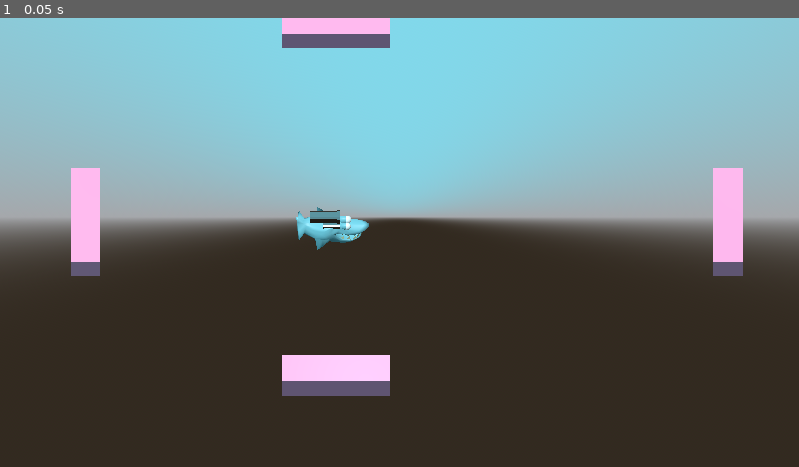
Above: before the commit, frame 1.
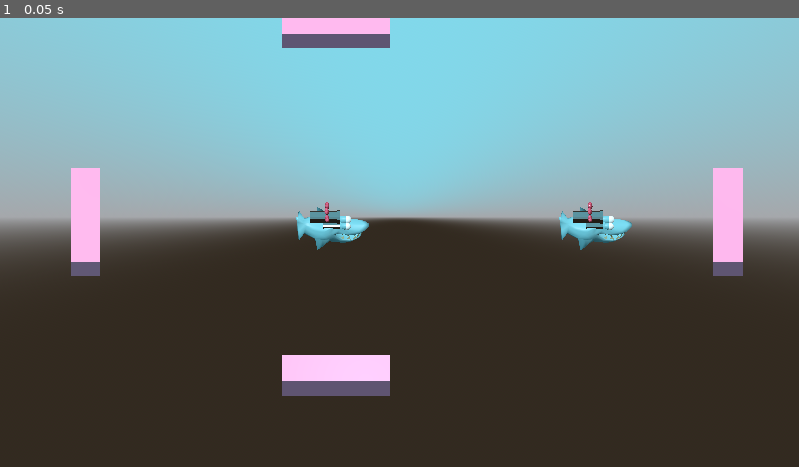
Above: after the commit, the same moment.

Repository: AidanNC/Tanks
Game: Godot game, scene res://scenes/main3D.tscn
The game is run twice, just before and just after one commit, with the same random seed, the same clock (stepped at 60 frames per second) and the same inputs.
Inputs:
- Up to frame 1 (0.05 s): no input

The runs differ from the first frame. In frame 1, 0.5% of the frame differs, in the area x 40-80%, y 40-52%.

Commit message:
add: heart display and lives + death

Diff:
--- a/wiitanks/scenes/main3D.tscn
+++ b/wiitanks/scenes/main3D.tscn
@@ -32,6 +32,9 @@
 
 [node name="Tank3d_0" parent="Node" instance=ExtResource("1_3ls03")]
 
+[node name="Tank3d" parent="Node" instance=ExtResource("1_3ls03")]
+transform = Transform3D(1, 0, 0, 0, 1, 0, 0, 0, 1, 17.8837, 0, 0)
+
 [node name="Node2" type="Node" parent="."]
 
 [node name="Wall3d" parent="Node2" instance=ExtResource("3_nx0yb")]
--- a/wiitanks/scenes/tank_3d.tscn
+++ b/wiitanks/scenes/tank_3d.tscn
@@ -1,11 +1,16 @@
-[gd_scene load_steps=6 format=3 uid="uid://bsjt3fasdc3iu"]
+[gd_scene load_steps=8 format=3 uid="uid://bsjt3fasdc3iu"]
 
 [ext_resource type="Script" uid="uid://bivw2pg0ki4ap" path="res://scripts/tank_3d.gd" id="1_1oksq"]
 [ext_resource type="PackedScene" uid="uid://dvofdahqqf133" path="res://scenes/bullet_3d.tscn" id="2_l2gtn"]
 [ext_resource type="PackedScene" uid="uid://dsl2pxn6iapwo" path="res://assets/test shark 4.glb" id="3_2uu0r"]
 [ext_resource type="PackedScene" uid="uid://b7r61jsyeyg0y" path="res://assets/headcannon 1.glb" id="4_18vvw"]
+[ext_resource type="PackedScene" uid="uid://bd7sin8g7l7wp" path="res://assets/heart.glb" id="5_18vvw"]
 
 [sub_resource type="CapsuleShape3D" id="CapsuleShape3D_l2gtn"]
+
+[sub_resource type="CapsuleShape3D" id="CapsuleShape3D_18vvw"]
+radius = 0.8
+height = 4.91434
 
 [node name="Tank3d" type="CharacterBody3D"]
 collision_layer = 2
@@ -26,4 +31,29 @@
 [node name="Cannon" parent="." instance=ExtResource("4_18vvw")]
 transform = Transform3D(-4.37114e-08, 0, 1, 0, 1, 0, -1, 0, -4.37114e-08, -0.363154, 1.24063, 0)
 
+[node name="LivesDisplay" type="Node3D" parent="."]
+transform = Transform3D(0.946936, -0.321423, 0, 0.321423, 0.946936, 0, 0, 0, 1, 0, 0, 0)
+
+[node name="Heart1" type="MeshInstance3D" parent="LivesDisplay"]
+
+[node name="heart" parent="LivesDisplay/Heart1" instance=ExtResource("5_18vvw")]
+transform = Transform3D(0.25, 0, 0, 0, 0.223747, -0.111522, 0, 0.111522, 0.223747, 0, 1.96709, 0.474264)
+
+[node name="Heart2" type="MeshInstance3D" parent="LivesDisplay"]
+
+[node name="heart" parent="LivesDisplay/Heart2" instance=ExtResource("5_18vvw")]
+transform = Transform3D(0.25, 0, 0, 0, 0.25, 0, 0, 0, 0.25, 0, 2.07696, 0)
+
+[node name="Heart3" type="MeshInstance3D" parent="LivesDisplay"]
+
+[node name="heart" parent="LivesDisplay/Heart3" instance=ExtResource("5_18vvw")]
+transform = Transform3D(0.25, 0, 0, 0, 0.233397, 0.0895879, 0, -0.0895879, 0.233397, 0, 1.96362, -0.486001)
+
+[node name="HitBox" type="Area3D" parent="."]
+collision_mask = 4
+
+[node name="CollisionShape3D" type="CollisionShape3D" parent="HitBox"]
+transform = Transform3D(-0.0441774, 0.999024, 0, -0.999024, -0.0441774, 0, 0, 0, 1, -0.28114, -0.0848674, 0)
+shape = SubResource("CapsuleShape3D_18vvw")
+
 [connection signal="timeout" from="Timer" to="." method="_on_timer_timeout"]
--- a/wiitanks/scripts/bullet_3d.gd
+++ b/wiitanks/scripts/bullet_3d.gd
@@ -3,6 +3,10 @@
 var speed = 10
 var collisions = 3
 var bulletID = -1
+
+func _ready() -> void:
+	add_to_group("bullets")
+	print(self.name + " added to bullets group: " + str(is_in_group("bullets")))
 
 func _physics_process(delta: float) -> void:
 
--- a/wiitanks/scripts/tank_3d.gd
+++ b/wiitanks/scripts/tank_3d.gd
@@ -1,24 +1,57 @@
 extends CharacterBody3D
 
 @export var bullet: PackedScene
+@export var max_lives = 3
 @onready var scene_root = get_tree().root.get_children()[0]
 @onready var timer = $Timer
 @onready var cannon = $Cannon
+@onready var lives_display = $LivesDisplay
 
+var current_lives = max_lives
 var can_shoot = true
 var bulletID = RandomNumberGenerator.new().randi_range(0, 1000000)
 var player_direction = null
 var speed = 5.0
 
+
 func _ready() -> void:
-	pass
+	current_lives = max_lives
+	update_hearts_display()
+
+	var hitbox = $HitBox
+	hitbox.connect("body_entered", Callable(self, "_on_hit_box_body_entered"))
+	return
+
+func _on_hit_box_body_entered(body):
+	if body.is_in_group("bullets") and body.bulletID != bulletID:
+		print("HIT BOX ENTERED")
+		take_damage()
+		body.queue_free()
 
 func _physics_process(_delta: float) -> void:
 	if player_direction != null:
 		velocity.x = cos(player_direction) * speed
 		velocity.z = sin(player_direction) * speed
+		move_and_slide()
 
-		move_and_slide()
+func update_hearts_display() -> void:
+	for i in range(1, max_lives + 1):
+		var heart = lives_display.get_node("Heart" + str(i))
+		heart.visible = i <= current_lives
+
+
+
+
+func take_damage() -> void:
+	current_lives -= 1
+	update_hearts_display()
+	if current_lives <= 0:
+		on_death()
+
+func on_death():
+	queue_free()
+
+
 
 
 func setPlayerDirection(direction):
